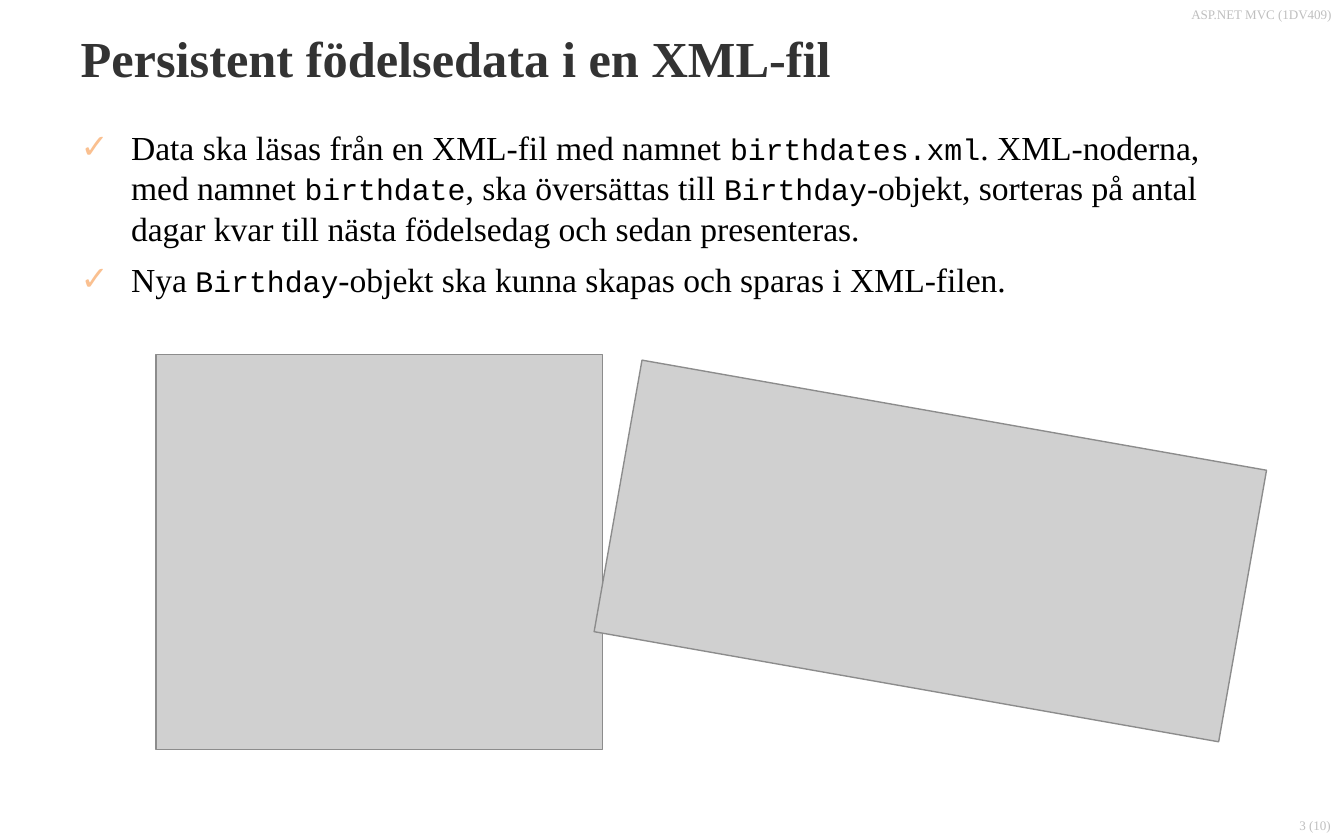
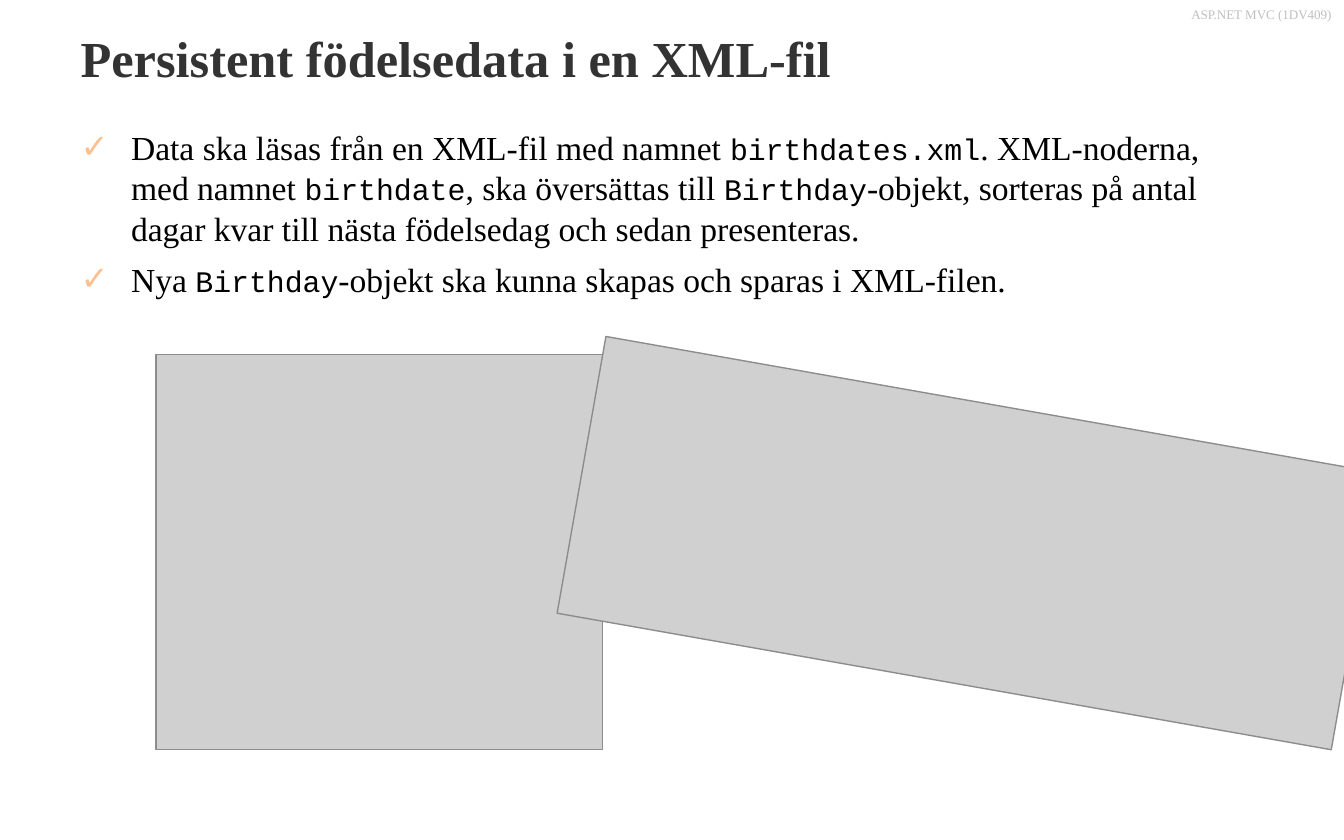
Before and after one commit to 1dv409/kursmaterial, a slide deck: slide 3 of Presentationsmaterial/Dokument/1.4 Persistens med repository pattern.pptx. Drawn at 1344x840 pixels with LibreOffice and Linux fonts; fonts in the diff are those of the drawing; grey boxes stand for pictures; background and template pictures are left out. Boxes give left, top, right and bottom in pixels: in the first picture for what was removed or moved away, otherwise in the second. Text is boxed around its words. In the diff, an @@ line names an element or a change of style, - is before the commit and + after.

```diff
--- a/Presentationsmaterial/Dokument/1.4 Persistens med repository pattern.pptx
+++ b/Presentationsmaterial/Dokument/1.4 Persistens med repository pattern.pptx
@@ picture: place and size @@
-picture at bbox=[594, 360, 1266, 741]
+picture at bbox=[557, 337, 1344, 750]
@@ page number removed at bbox=[1299, 822, 1331, 832] @@
-3 (10)
```
Also in this commit, not shown: 9 other slides changed, 5 other files.
